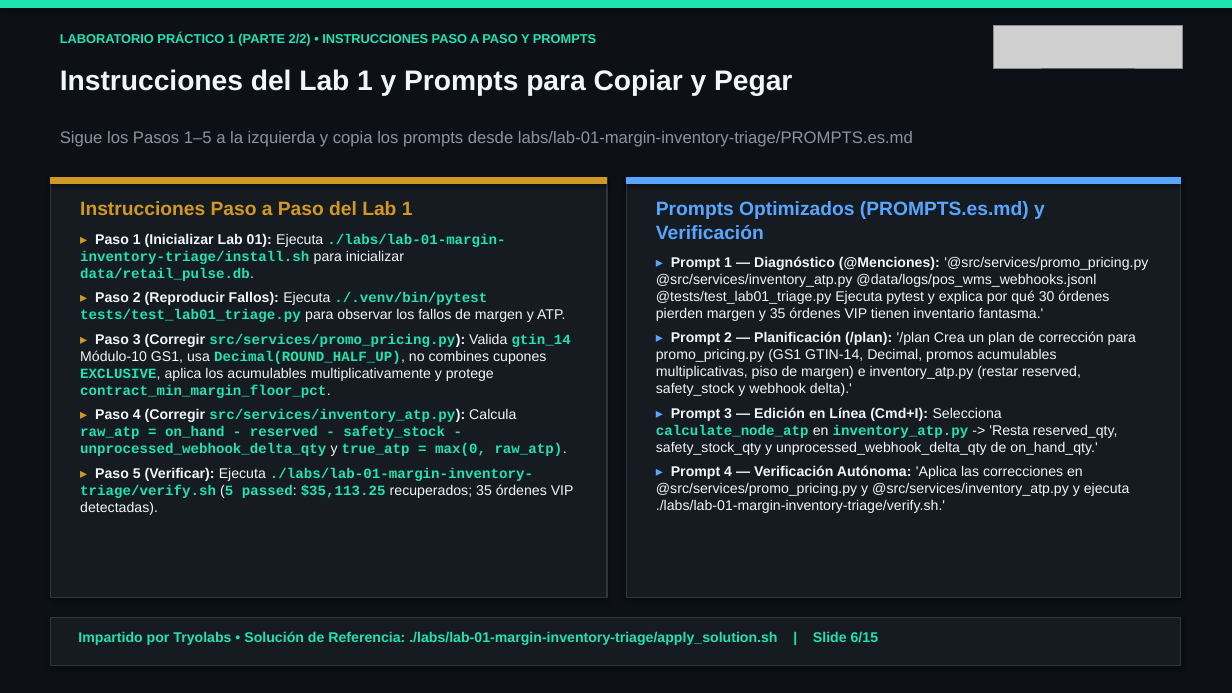
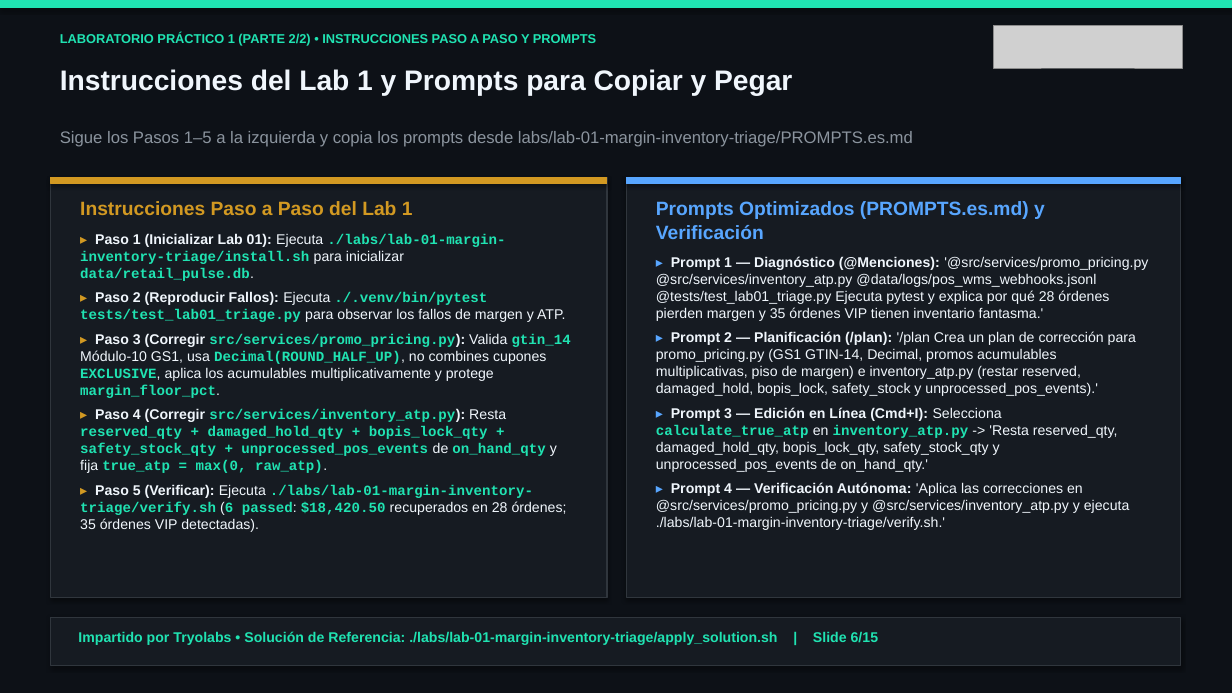
Before and after one commit to tryolabs/antigravity-workshop-retail, a slide deck: slide 6 of slides/antigravity_retail_workshop_es.pptx. Drawn at 1232x693 pixels with LibreOffice and Linux fonts; fonts in the diff are those of the drawing; grey boxes stand for pictures. Boxes give left, top, right and bottom in pixels: in the first picture for what was removed or moved away, otherwise in the second. Text is boxed around its words. In the diff, an @@ line names an element or a change of style, - is before the commit and + after.

```diff
--- a/slides/antigravity_retail_workshop_es.pptx
+++ b/slides/antigravity_retail_workshop_es.pptx
@@ text at [656,256,1148,472]: text changed @@
-▸ Prompt 1 — Diagnóstico (@Menciones): '@src/services/promo_pricing.py @src/services/inventory_atp.py @data/logs/pos_wms_webhooks.jsonl @tests/test_lab01_triage.py Ejecuta pytest y explica por qué 30 órdenes pierden margen y 35 órdenes VIP tienen inventario fantasma.'
-▸ Prompt 2 — Planificación (/plan): '/plan Crea un plan de corrección para promo_pricing.py (GS1 GTIN-14, Decimal, promos acumulables multiplicativas, piso de margen) e inventory_atp.py (restar reserved, safety_stock y webhook delta).'
-▸ Prompt 3 — Edición en Línea (Cmd+I): Selecciona calculate_node_atp en inventory_atp.py -> 'Resta reserved_qty, safety_stock_qty y unprocessed_webhook_delta_qty de on_hand_qty.'
+▸ Prompt 1 — Diagnóstico (@Menciones): '@src/services/promo_pricing.py @src/services/inventory_atp.py @data/logs/pos_wms_webhooks.jsonl @tests/test_lab01_triage.py Ejecuta pytest y explica por qué 28 órdenes pierden margen y 35 órdenes VIP tienen inventario fantasma.'
+▸ Prompt 2 — Planificación (/plan): '/plan Crea un plan de corrección para promo_pricing.py (GS1 GTIN-14, Decimal, promos acumulables multiplicativas, piso de margen) e inventory_atp.py (restar reserved, damaged_hold, bopis_lock, safety_stock y unprocessed_pos_events).'
+▸ Prompt 3 — Edición en Línea (Cmd+I): Selecciona calculate_true_atp en inventory_atp.py -> 'Resta reserved_qty, damaged_hold_qty, bopis_lock_qty, safety_stock_qty y unprocessed_pos_events de on_hand_qty.'
@@ text at [80,333,571,532]: text changed @@
-▸ Paso 3 (Corregir src/services/promo_pricing.py): Valida gtin_14 Módulo-10 GS1, usa Decimal(ROUND_HALF_UP), no combines cupones EXCLUSIVE, aplica los acumulables multiplicativamente y protege contract_min_margin_floor_pct.
-▸ Paso 4 (Corregir src/services/inventory_atp.py): Calcula raw_atp = on_hand - reserved - safety_stock - unprocessed_webhook_delta_qty y true_atp = max(0, raw_atp).
-▸ Paso 5 (Verificar): Ejecuta ./labs/lab-01-margin-inventory-triage/verify.sh (5 passed: $35,113.25 recuperados; 35 órdenes VIP detectadas).
+▸ Paso 3 (Corregir src/services/promo_pricing.py): Valida gtin_14 Módulo-10 GS1, usa Decimal(ROUND_HALF_UP), no combines cupones EXCLUSIVE, aplica los acumulables multiplicativamente y protege margin_floor_pct.
+▸ Paso 4 (Corregir src/services/inventory_atp.py): Resta reserved_qty + damaged_hold_qty + bopis_lock_qty + safety_stock_qty + unprocessed_pos_events de on_hand_qty y fija true_atp = max(0, raw_atp).
+▸ Paso 5 (Verificar): Ejecuta ./labs/lab-01-margin-inventory-triage/verify.sh (6 passed: $18,420.50 recuperados en 28 órdenes; 35 órdenes VIP detectadas).
```
Also in this commit, not shown: 8 other slides changed, 44 other files.
